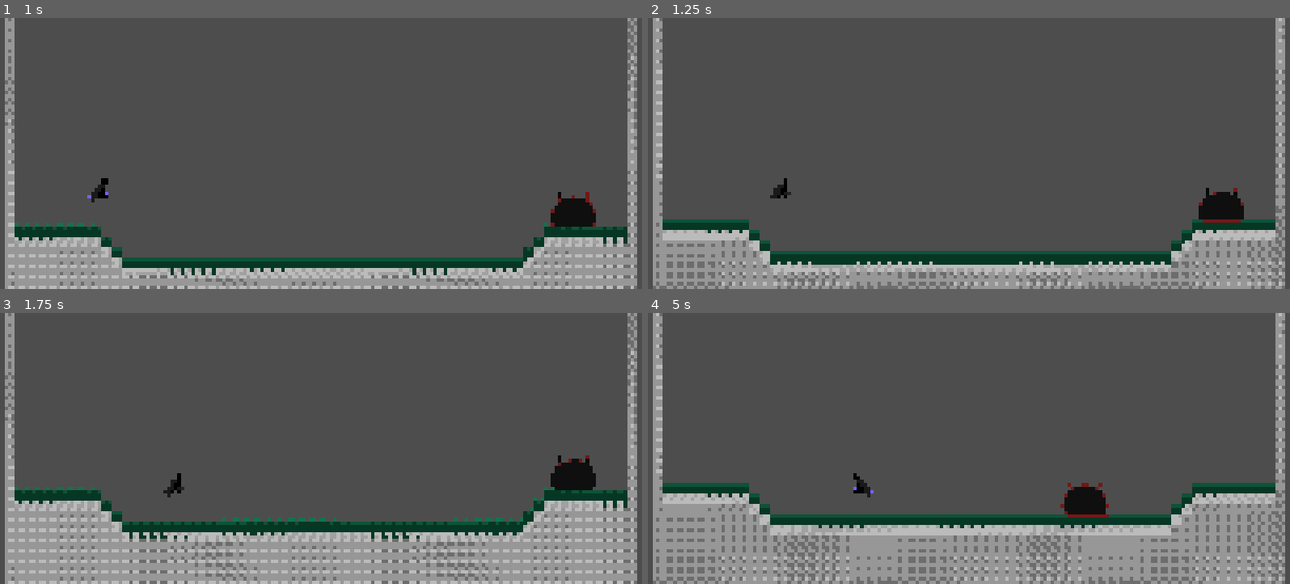
Above: before the commit, frames 1-4 (two rows, left to right).
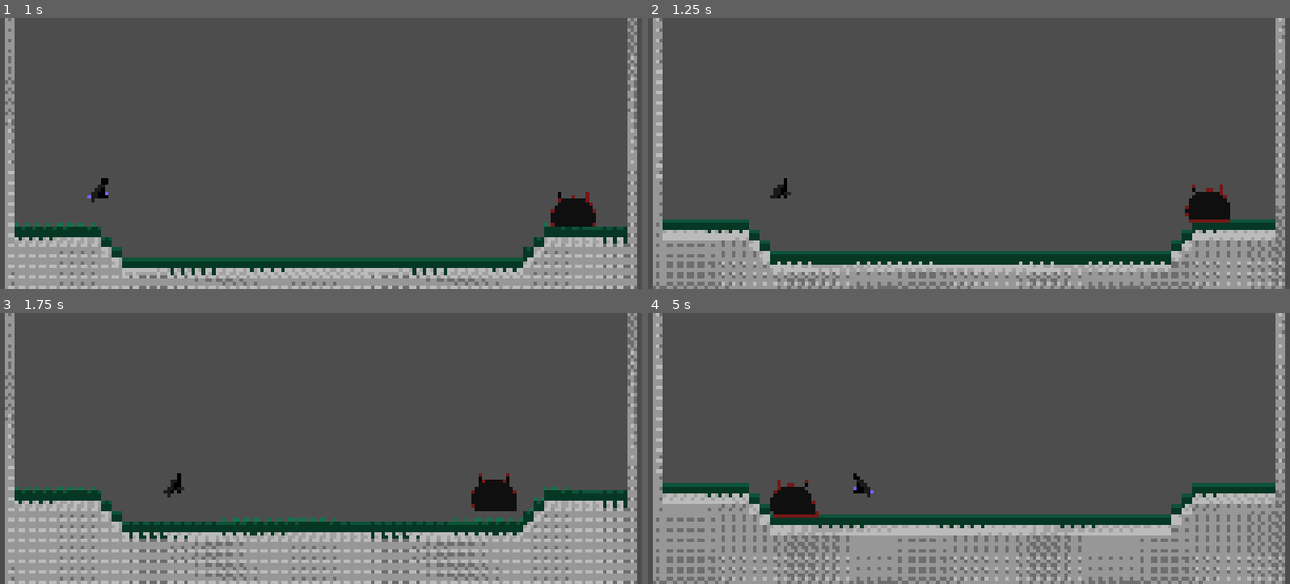
Above: after the commit, the same moments.

Repository: AnejMajnik/soulsvania
Game: Godot game, scene res://scenes/game.tscn
Two runs of this game, one before a commit and one after it. Both use one fixed random seed, a clock stepped at 60 frames per second and the inputs below.
Inputs (mouse positions are in pixels of both pictures, inside the frame that each line leads up to):
- Up to frame 1 (1 s): tap Enter at 0.5 s; move the mouse to (462, 139) at 0.52 s; hold D (move_right) from 0.53 s (still down); click (462, 139) at 0.6 s; tap Space (jump) at 0.77 s
- Up to frame 2 (1.25 s): keep holding D (move_right)
- Up to frame 3 (1.75 s): keep holding D (move_right); move the mouse to (192, 462) at 1.27 s; click (192, 462) at 1.35 s; tap Space (jump) at 1.52 s
- Up to frame 4 (5 s): move the mouse to (1033, 388) at 2.02 s; release D (move_right) at 2.03 s; hold A (move_left) 2.03-2.78 s; click (1033, 388) at 2.1 s; move the mouse to (936, 502) at 2.77 s; hold D (move_right) 2.78-4.28 s; click (936, 502) at 2.85 s; tap Space (jump) at 3.02, 3.77, 4.52 s; move the mouse to (1161, 489) at 3.52 s; click (1161, 489) at 3.6 s; move the mouse to (776, 407) at 4.27 s; hold A (move_left) from 4.28 s (still down); click (776, 407) at 4.35 s

Frame 1 is identical in both runs. In frame 2, 0.5% of the frame differs, in the area x 83-93%, y 61-76%; in frame 3, 1.5%; in frame 4, 1.5%, in the area x 19-72%, y 61-76%.

Commit message:
Made recovery time adjustable

Diff:
--- a/scenes/bosses/slime_boss.tscn
+++ b/scenes/bosses/slime_boss.tscn
@@ -6,6 +6,7 @@
 [ext_resource type="Script" uid="uid://beyhc0j0tbprs" path="res://scripts/slime_boss/states/idle.gd" id="4_mq0xa"]
 [ext_resource type="Script" uid="uid://ctw8q7lo3u08y" path="res://scripts/slime_boss/states/chase.gd" id="5_j4bj8"]
 [ext_resource type="Script" uid="uid://def7opqpqj2fj" path="res://scripts/slime_boss/states/attack.gd" id="6_mskqn"]
+[ext_resource type="Script" uid="uid://bt027fcrq1hh2" path="res://scripts/state_machine/state.gd" id="6_st6fu"]
 [ext_resource type="Script" uid="uid://ba7hyry36oenc" path="res://scripts/slime_boss/states/dash_attack.gd" id="7_mskqn"]
 [ext_resource type="Script" uid="uid://bxg8mvcv8vsrd" path="res://scripts/slime_boss/states/recover.gd" id="8_wwhuq"]
 
@@ -558,6 +559,10 @@
 wait_time = 0.6
 one_shot = true
 
+[node name="BeamAttack" type="Node" parent="StateMachine/Attack/AttackStateMachine" unique_id=735258066]
+script = ExtResource("6_st6fu")
+metadata/_custom_type_script = "uid://bt027fcrq1hh2"
+
 [node name="Recover" type="Node" parent="StateMachine" unique_id=742414816 node_paths=PackedStringArray("chase_state", "attack_state")]
 script = ExtResource("8_wwhuq")
 chase_state = NodePath("../Chase")
--- a/scripts/slime_boss/slime_boss.gd
+++ b/scripts/slime_boss/slime_boss.gd
@@ -10,6 +10,7 @@
 
 var max_health: int = 200
 var health: int = max_health
+var next_recovery_time: float
 
 @onready var player: Player = Autoload.player_node
 @onready var animated_sprite: AnimatedSprite2D = $AnimatedSprite2D
--- a/scripts/slime_boss/states/attack.gd
+++ b/scripts/slime_boss/states/attack.gd
@@ -28,5 +28,6 @@
 func exit_state() -> void:
 	attack_state_machine.set_physics_process(false)
 
-func _on_substate_finished() -> void:
+func _on_substate_finished(recovery_time: float) -> void:
+	slime_boss.next_recovery_time = recovery_time
 	switch_state.emit(recover_state)
--- a/scripts/slime_boss/states/dash_attack.gd
+++ b/scripts/slime_boss/states/dash_attack.gd
@@ -11,6 +11,7 @@
 var current_state: Substates
 
 var checking_ray: RayCast2D
+var recovery_time: float = 0.6
 var direction
 
 func enter_state() -> void:
@@ -44,7 +45,7 @@
 
 func physics_update(_delta: float) -> void:
 	if current_state == Substates.ATTACK and checking_ray.is_colliding():
-		state_finished.emit()
+		state_finished.emit(recovery_time)
 
 func _on_telegraph_timer_timeout() -> void:
 	change_substate(Substates.ATTACK)
--- a/scripts/slime_boss/states/idle.gd
+++ b/scripts/slime_boss/states/idle.gd
@@ -11,5 +11,5 @@
 	slime_boss.play_animation("idle")
 
 func physics_update(_delta: float) -> void:
-	if slime_boss.global_position.distance_to(player.global_position) < 500:
+	if slime_boss.global_position.distance_to(player.global_position) < 690:
 		switch_state.emit(chase_state)
--- a/scripts/slime_boss/states/recover.gd
+++ b/scripts/slime_boss/states/recover.gd
@@ -13,6 +13,7 @@
 	slime_boss.velocity.x = 0
 	recovered = false
 	slime_boss.play_animation("recover")
+	recover_timer.wait_time = slime_boss.next_recovery_time
 	recover_timer.start()
 
 func physics_update(_delta: float) -> void:
--- a/scripts/state_machine/state.gd
+++ b/scripts/state_machine/state.gd
@@ -1,7 +1,7 @@
 class_name State extends Node
 
 signal switch_state(state: State)
-signal state_finished
+signal state_finished(recovery_time: float)
 
 func enter_state() -> void:
 	pass
